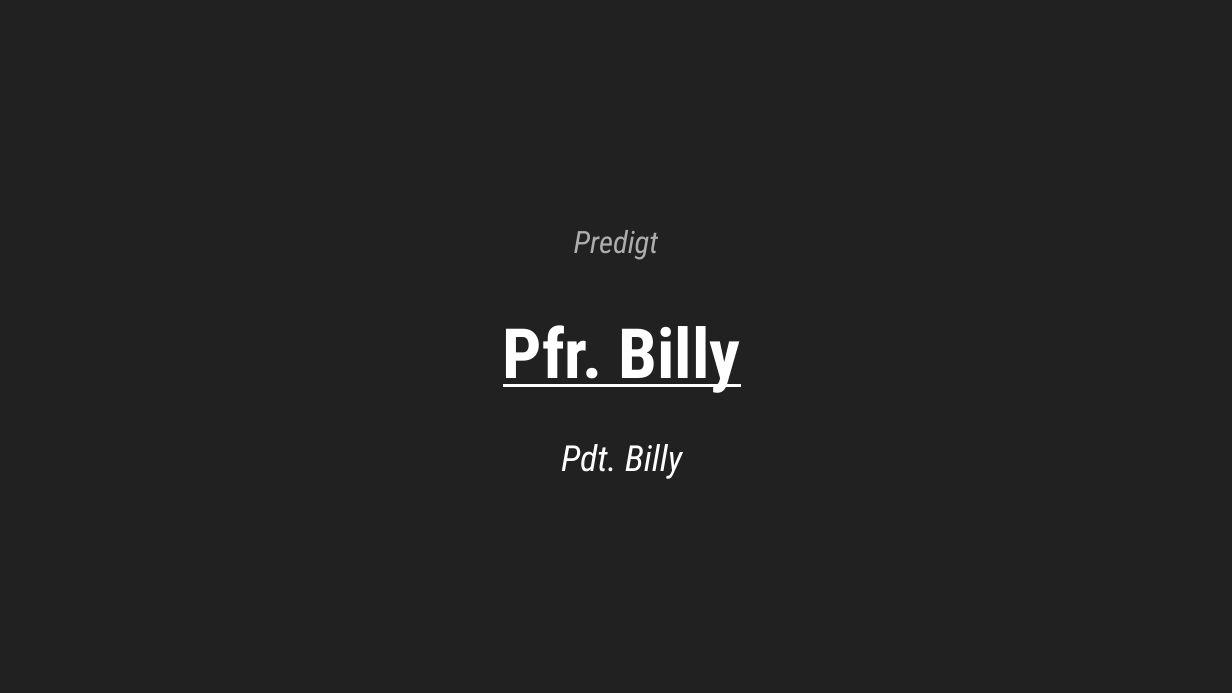
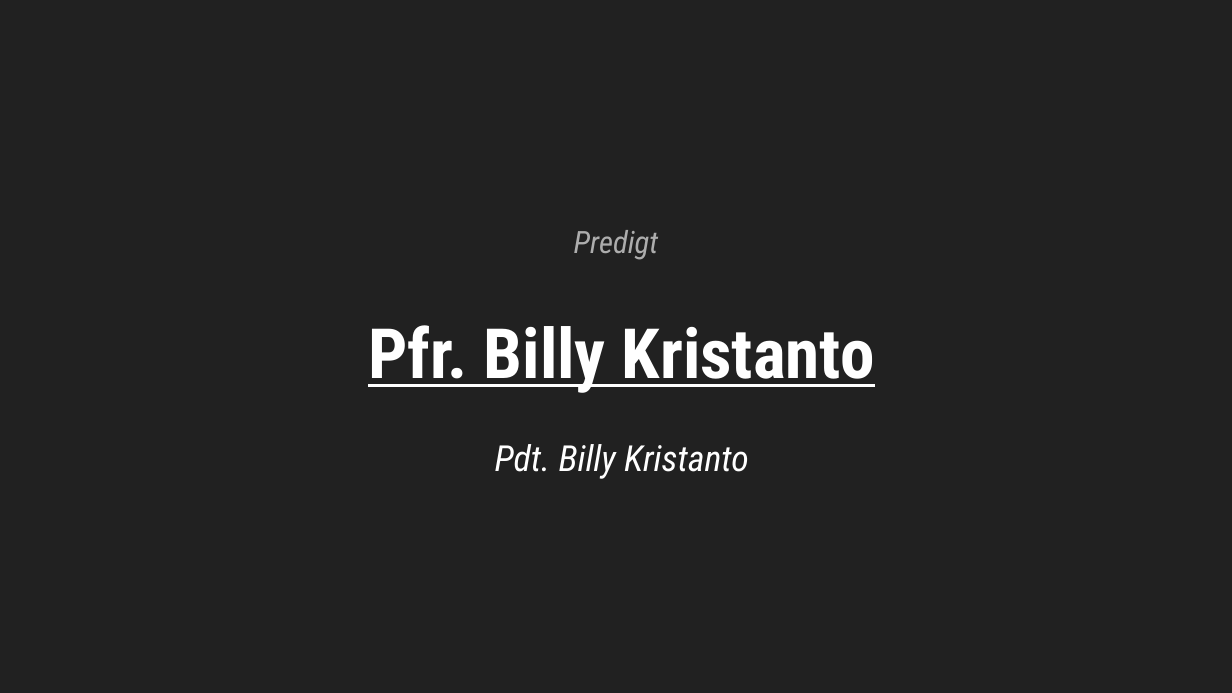
Before and after one commit to stepkurniawan/grii_hamburg_slidemaker, a slide deck: slide 44 of 20230723.pptx. Drawn at 1232x693 pixels with LibreOffice and Linux fonts; fonts in the diff are those of the drawing. Boxes give left, top, right and bottom in pixels: in the first picture for what was removed or moved away, otherwise in the second. Text is boxed around its words. In the diff, an @@ line names an element or a change of style, - is before the commit and + after.

```diff
--- a/20230723.pptx
+++ b/20230723.pptx
@@ text at bbox=[368, 325, 875, 393]: text changed @@
-Pfr. Billy
+Pfr. Billy Kristanto
@@ text at bbox=[495, 444, 749, 479]: text changed @@
-Pdt. Billy
+Pdt. Billy Kristanto
```
Also in this commit, not shown: 1 other slide changed, 2 other files.
